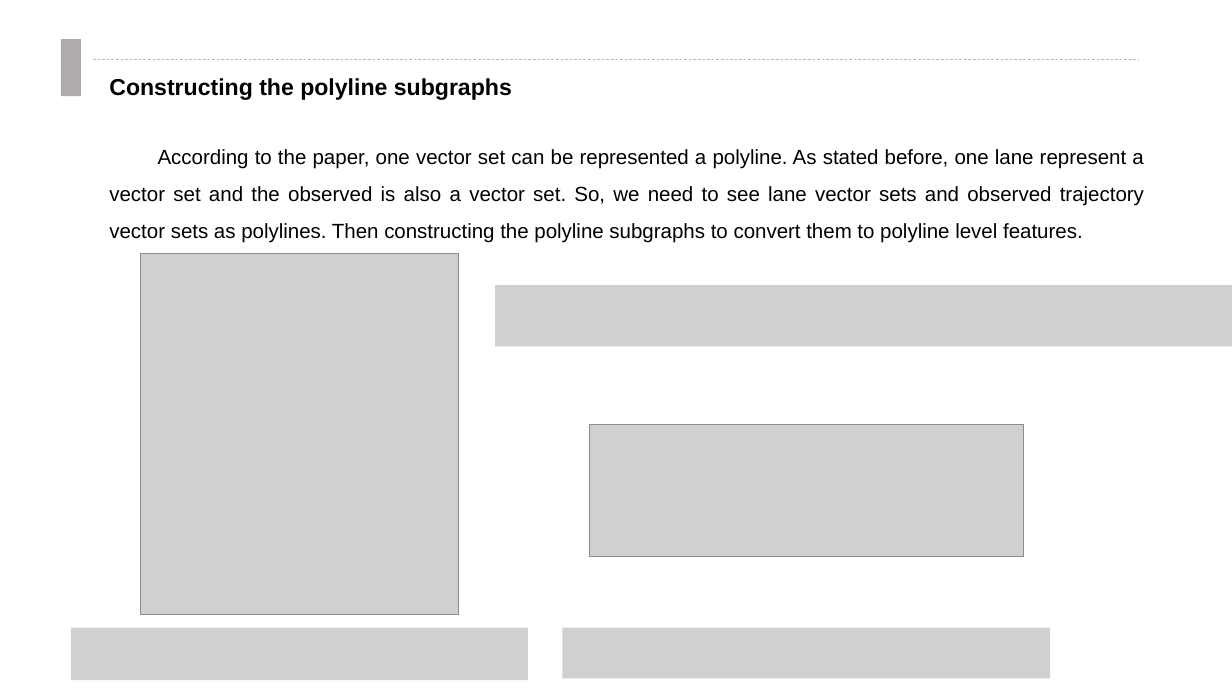
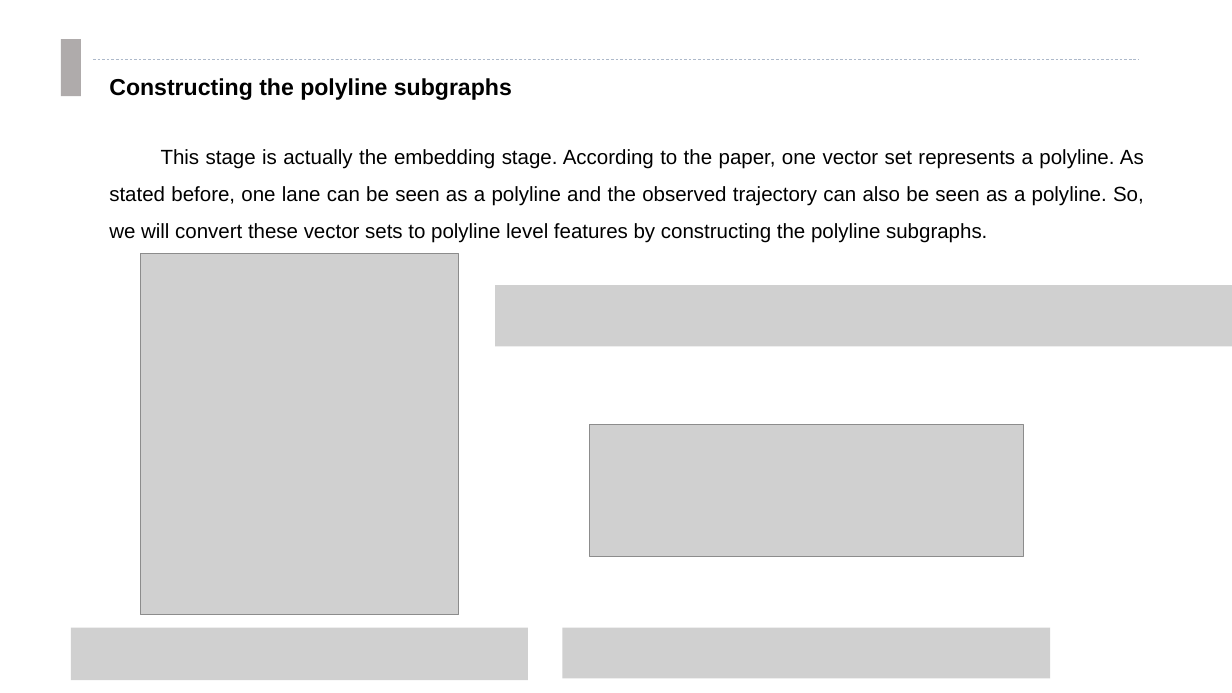
Before and after one commit to clownrat6/VectorNet, a slide deck: slide 9 of material/presentation.pptx. Drawn at 1232x693 pixels with LibreOffice and Linux fonts; fonts in the diff are those of the drawing; grey boxes stand for pictures. Boxes give left, top, right and bottom in pixels: in the first picture for what was removed or moved away, otherwise in the second. Text is boxed around its words. In the diff, an @@ line names an element or a change of style, - is before the commit and + after.

Commit message:
presentation ppt 做了一些调整。

```diff
--- a/material/presentation.pptx
+++ b/material/presentation.pptx
@@ text at [109, 149, 1144, 243]: text changed @@
-According to the paper, one vector set can be represented a polyline. As stated before, one lane represent a vector set and the observed is also a vector set. So, we need to see lane vector sets and observed trajectory vector sets as polylines. Then constructing the polyline subgraphs to convert them to polyline level features.
+This stage is actually the embedding stage. According to the paper, one vector set represents a polyline. As stated before, one lane can be seen as a polyline and the observed trajectory can also be seen as a polyline. So, we will convert these vector sets to polyline level features by constructing the polyline subgraphs.
```
Also in this commit, not shown: 2 other files.
